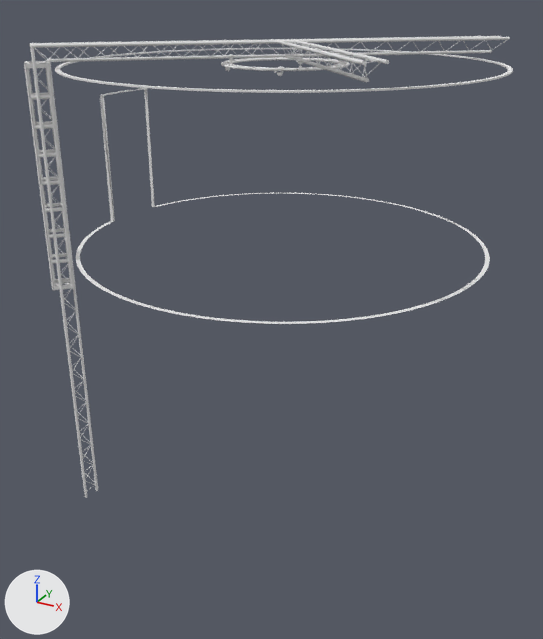
One commit to the FBX model Aluminum.fbx: the scene before it, then after it.
Camera for both pictures: a 50 mm camera at (0.0548, -0.0963, 0.0348) aimed at (0.0029, -0.002, -0.0124). The lights are fixed; the arrows at lower left show +X, +Y and +Z. Where no turn or scale is listed for an object, it has been applied to the vertices. Vertices at the same position are counted once.

In view in the first picture: 'Aluminum'.
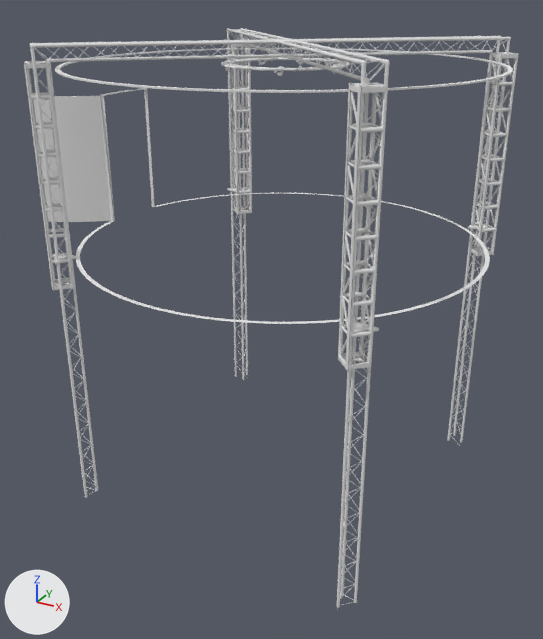
The change in detail:
me_aluminum is used by ob_aluminum; location (0.0, 0.0, 0.0).
me_aluminum had 23234 vertices, 43975 faces and spanned x -0.0262..0.0341, y -0.0308..0.0295, z -0.0407..0.0286.
me_aluminum now has 59121 vertices, 114609 faces and spans x -0.0349..0.0341, y -0.0308..0.0295, z -0.0407..0.0286.
me_aluminum part 1: the loose piece of 672 vertices spanning x -0.0221..-0.018, y -0.0243..-0.0202, z -0.0042..0.0263 is copied, and the copy is moved by (0.0486, 0.0438, 0.0); it spans x 0.0265..0.0306, y 0.0195..0.0236, z -0.0042..0.0263.
me_aluminum part 2: the loose piece of 80 vertices spanning x -0.0203..-0.0181, y -0.0242..-0.0221, z 0.0145..0.015 is copied, and the copy is moved by (0.0486, 0.0438, 0.0); it spans x 0.0284..0.0305, y 0.0196..0.0217, z 0.0145..0.015.
me_aluminum part 3: the loose piece of 80 vertices spanning x -0.0203..-0.0181, y -0.0242..-0.0221, z 0.0182..0.0187 is copied, and the copy is moved by (0.0486, 0.0438, 0.0); it spans x 0.0284..0.0305, y 0.0196..0.0217, z 0.0182..0.0187.
me_aluminum part 4: the loose piece of 80 vertices spanning x -0.0203..-0.0181, y -0.0242..-0.0221, z 0.0219..0.0224 is copied, and the copy is moved by (0.0486, 0.0438, 0.0); it spans x 0.0284..0.0305, y 0.0196..0.0217, z 0.0219..0.0224.
me_aluminum part 5: the loose piece of 80 vertices spanning x -0.0203..-0.0181, y -0.0242..-0.0221, z 0.0108..0.0113 is copied, and the copy is moved by (0.0486, 0.0438, 0.0); it spans x 0.0284..0.0305, y 0.0196..0.0217, z 0.0108..0.0113.
me_aluminum part 6: the loose piece of 80 vertices spanning x -0.0203..-0.0181, y -0.0242..-0.0221, z 0.0071..0.0076 is copied, and the copy is moved by (0.0486, 0.0438, 0.0); it spans x 0.0284..0.0305, y 0.0196..0.0217, z 0.0071..0.0076.
me_aluminum part 7: the loose piece of 80 vertices spanning x -0.0203..-0.0181, y -0.0242..-0.0221, z 0.0034..0.0039 is copied, and the copy is moved by (0.0486, 0.0438, 0.0); it spans x 0.0284..0.0305, y 0.0196..0.0217, z 0.0034..0.0039.
me_aluminum part 8: the loose piece of 80 vertices spanning x -0.0203..-0.0181, y -0.0242..-0.0221, z -0.0003..0.0003 is copied, and the copy is moved by (0.0486, 0.0438, 0.0); it spans x 0.0284..0.0305, y 0.0196..0.0217, z -0.0003..0.0003.
me_aluminum part 9: 32 vertices moved within x 0.004..0.0292, y -0.0256..0.0232, z 0.0264..0.0286; 32254 vertices added at x -0.0204..0.0298, y -0.0267..0.026, z -0.0407..0.0286.
me_aluminum part 10: 509 vertices added at x -0.0349..-0.026, y -0.0094..-0.0038, z 0.0..0.0198.
me_aluminum part 11: 78 vertices added at x -0.0217..-0.0183, y -0.0242..-0.0207, z -0.0002..0.0002.

Boxes (x1, y1, x2, y2) around the edits, measured in the pictures (543 x 639 px):
'Aluminum', reshaped (26% taller)
    before: (24, 36, 513, 498)
    after: (24, 28, 518, 610)
part 1 of me_aluminum, added
    after: (470, 52, 518, 256)
part 2 of me_aluminum, added
    after: (493, 133, 507, 137)
part 3 of me_aluminum, added
    after: (495, 108, 511, 112)
part 4 of me_aluminum, added
    after: (499, 82, 514, 86)
part 5 of me_aluminum, added
    after: (490, 158, 504, 162)
part 6 of me_aluminum, added
    after: (487, 182, 502, 186)
part 7 of me_aluminum, added
    after: (484, 205, 498, 209)
part 8 of me_aluminum, added
    after: (482, 228, 496, 232)
part 9 of me_aluminum, built on
    before: (47, 38, 510, 82)
    after: (47, 28, 511, 610)
part 10 of me_aluminum, added
    after: (33, 96, 114, 222)
part 11 of me_aluminum, added
    after: (54, 254, 77, 265)
